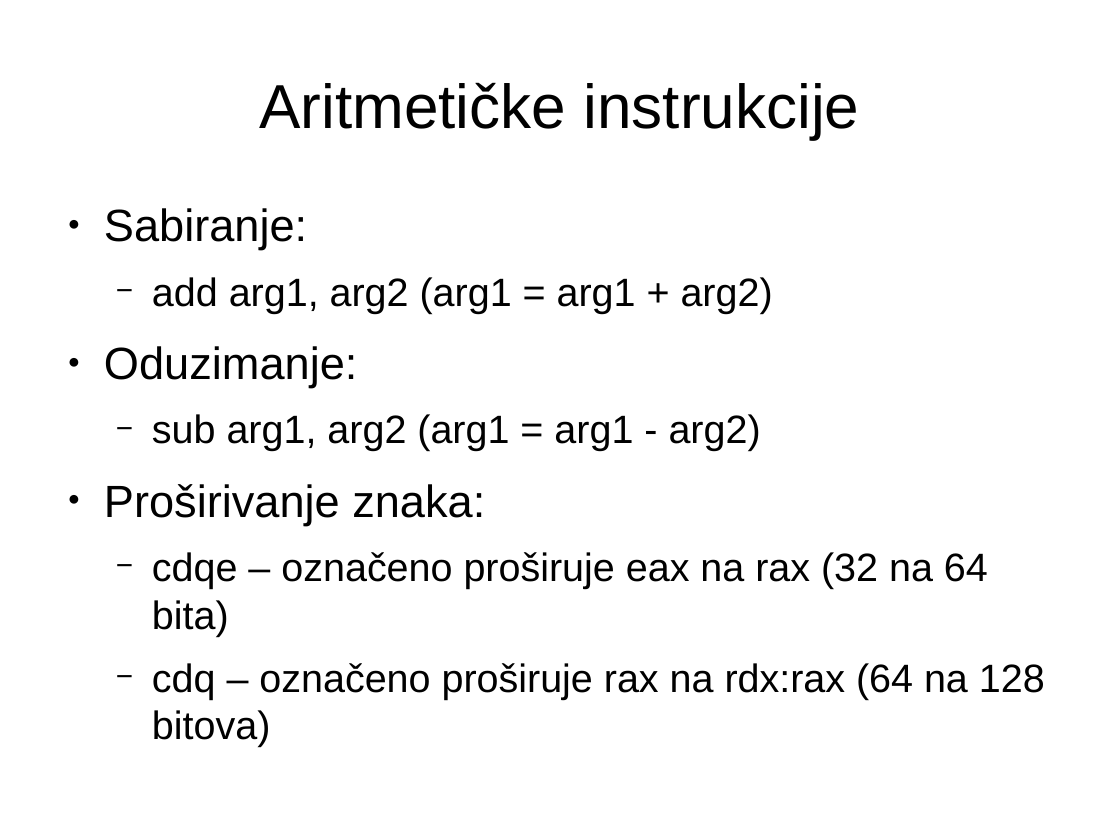
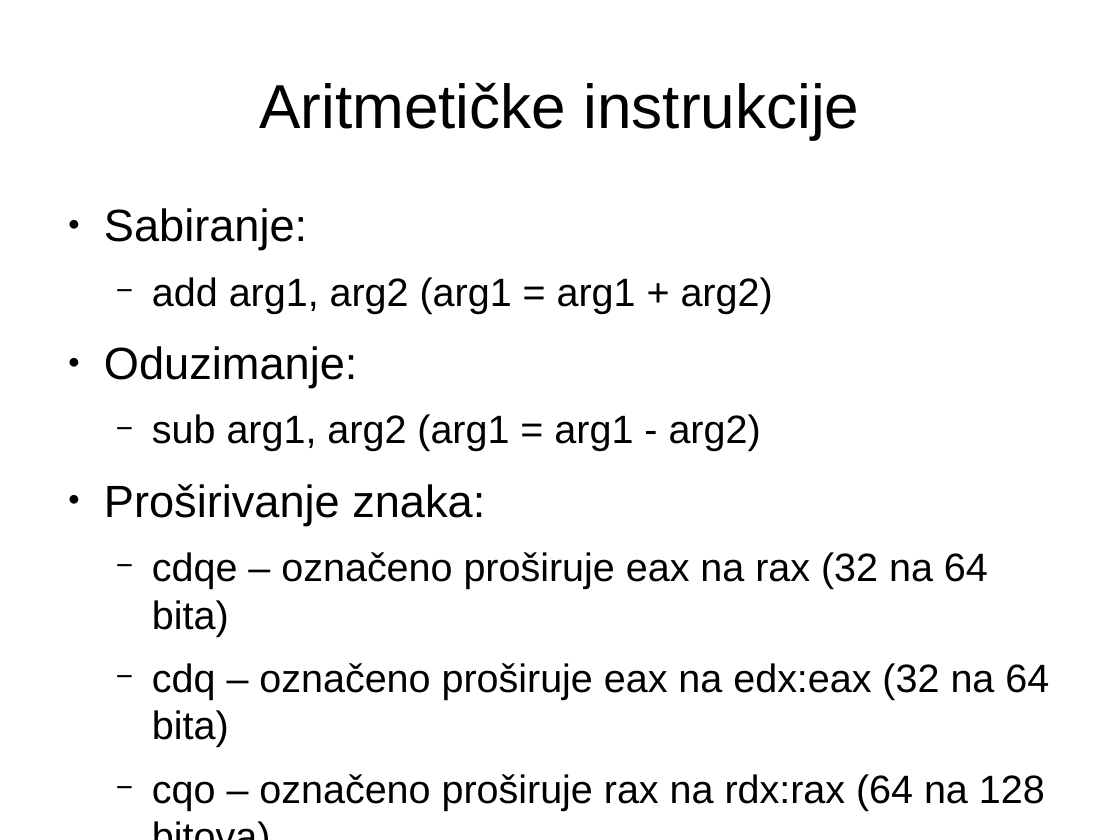
Before and after one commit to NikolaMilev/assembler-prezentacije, a slide deck: slide 22 of cas01/prez.odp. Drawn at 1120x840 pixels with LibreOffice and Linux fonts; fonts in the diff are those of the drawing. Boxes give left, top, right and bottom in pixels: in the first picture for what was removed or moved away, otherwise in the second. Text is boxed around its words. In the diff, an @@ line names an element or a change of style, - is before the commit and + after.

```diff
--- a/cas01/prez.odp
+++ b/cas01/prez.odp
@@ text at box(152, 663, 1049, 811): text changed @@
-  − cdq – označeno proširuje rax na rdx:rax (64 na 128 bitova)
+  − cdq – označeno proširuje еax na еdx:еax (32 na 64 bita)
+  − cqo – označeno proširuje rax na rdx:rax (64 na 128 bitova)
```
Also in this commit, not shown: 5 other files.
